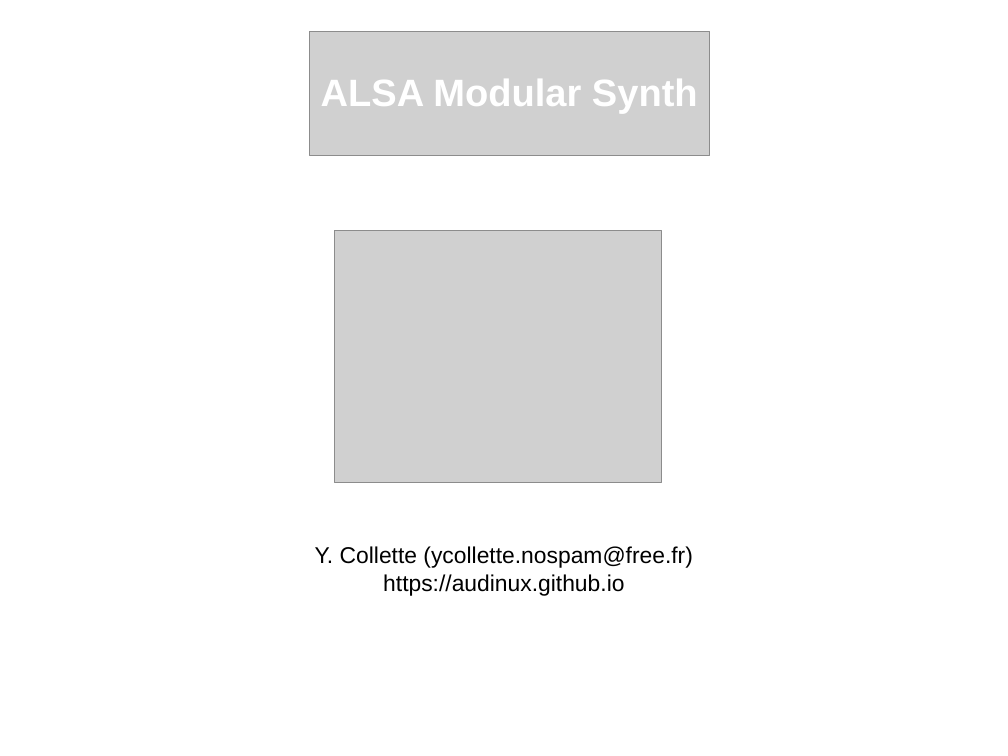
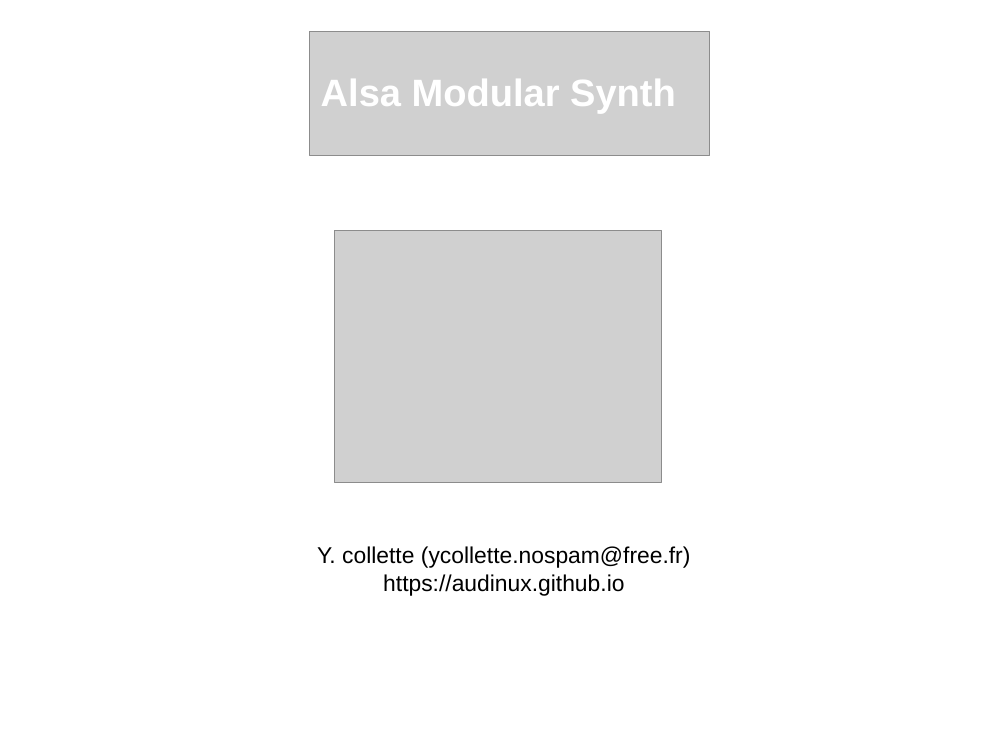
Before and after one commit to audinux/audinux.github.io, a slide deck: slide 1 of workshop/audio/AMS.odp. Drawn at 1008x756 pixels with LibreOffice and Linux fonts; fonts in the diff are those of the drawing; grey boxes stand for pictures; background and template pictures are left out. Boxes give left, top, right and bottom in pixels: in the first picture for what was removed or moved away, otherwise in the second. Text is boxed around its words. In the diff, an @@ line names an element or a change of style, - is before the commit and + after.

```diff
--- a/workshop/audio/AMS.odp
+++ b/workshop/audio/AMS.odp
@@ text at <box>321,79,676,114</box>: text changed @@
-ALSA Modular Synth
+Alsa Modular Synth
@@ text at <box>317,546,691,568</box>: text changed @@
-Y. Collette (ycollette.nospam@free.fr)
+Y. collette (ycollette.nospam@free.fr)
```
Also in this commit, not shown: 3 other slides changed, 2 slides added, 2 slides removed, 4 other files.
